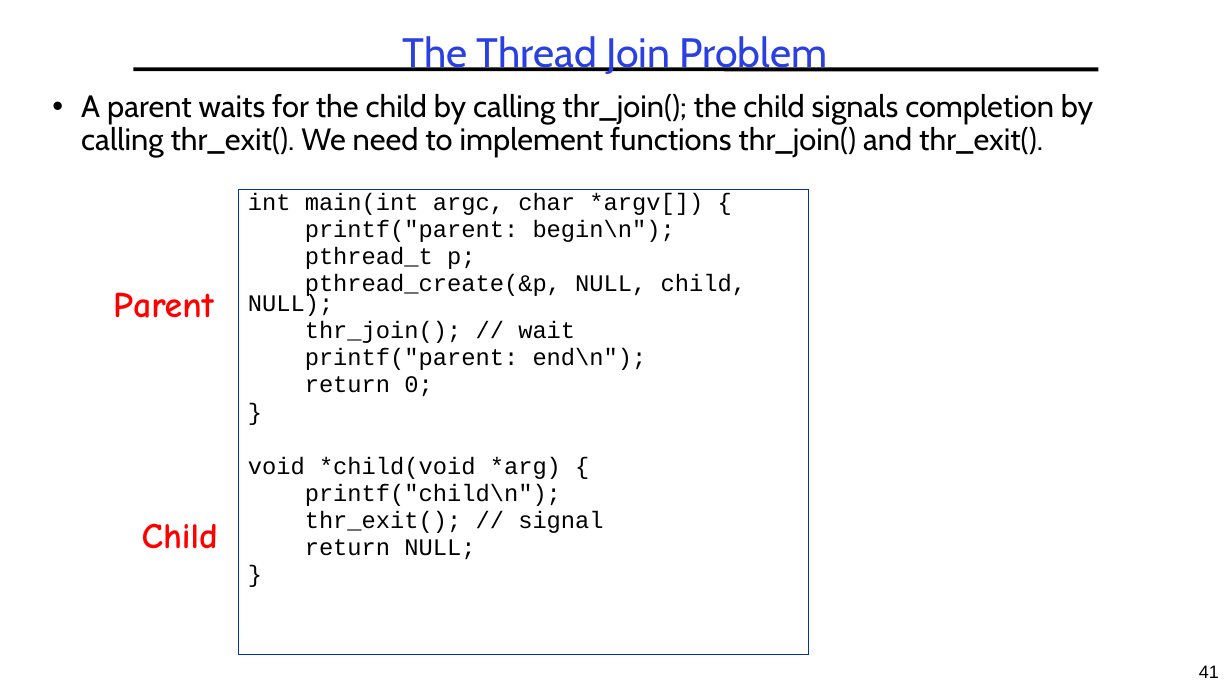
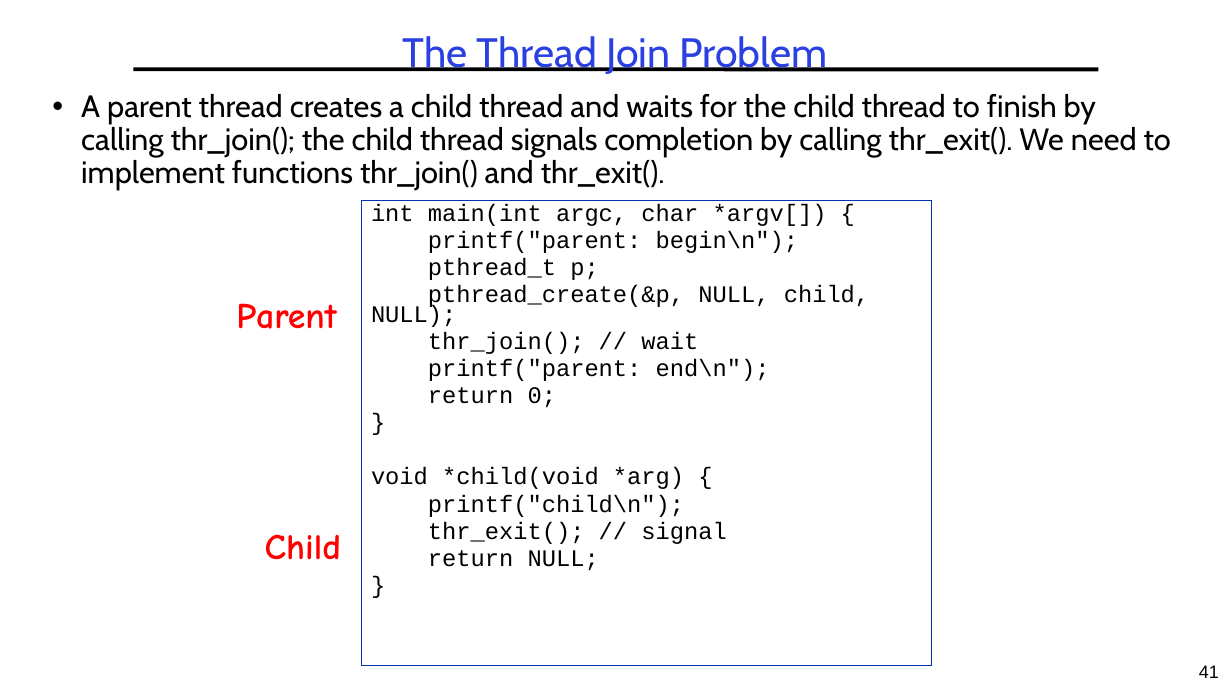
Before and after one commit to guhofstra/CSC256Fa25, a slide deck: slide 41 of PPTs/L3-Synchronization.pptx. Drawn at 1232x693 pixels with LibreOffice and Linux fonts; fonts in the diff are those of the drawing. Boxes give left, top, right and bottom in pixels: in the first picture for what was removed or moved away, otherwise in the second. Text is boxed around its words. In the diff, an @@ line names an element or a change of style, - is before the commit and + after.

```diff
--- a/PPTs/L3-Synchronization.pptx
+++ b/PPTs/L3-Synchronization.pptx
@@ text at box(81, 94, 1171, 190): text changed @@
-• A parent waits for the child by calling thr_join(); the child signals completion by calling thr_exit(). We need to implement functions thr_join() and thr_exit().
+• A parent thread creates a child thread and waits for the child thread to finish by calling thr_join(); the child thread signals completion by calling thr_exit(). We need to implement functions thr_join() and thr_exit().
@@ 2 texts, 1 rectangle: place and size @@
-2 texts, 1 rectangle at box(113, 190, 809, 655)
+2 texts, 1 rectangle at box(236, 201, 933, 665)
```
Also in this commit, not shown: 3 other slides changed, 7 other files.
